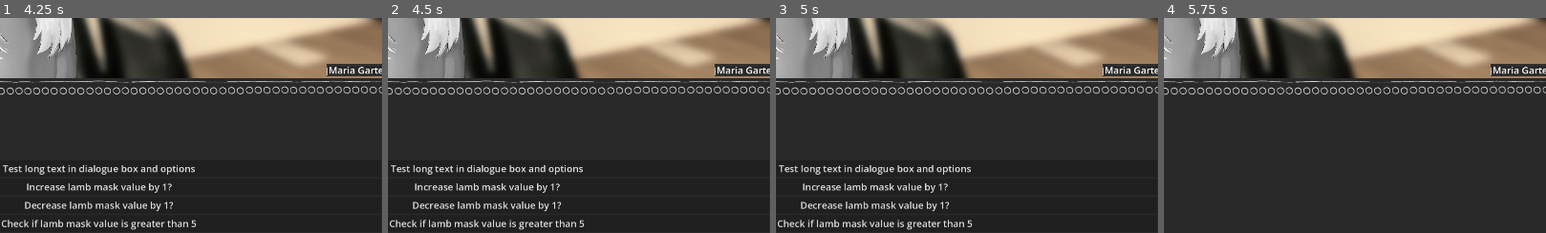
Above: before the commit, frames 1-4 (left to right).
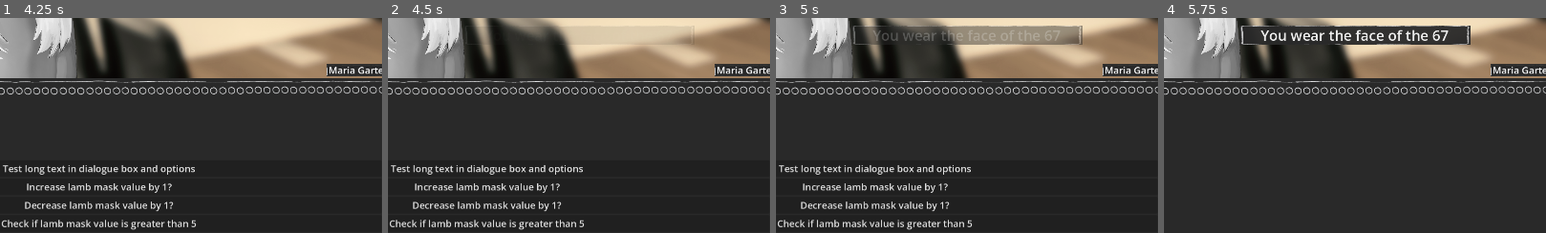
Above: after the commit, the same moments.

Repository: Kaselli/GGJ2026
Game: Godot game, scene res://scenes/game/bk_scene.tscn
Same seed, same stepped clock (60 frames per second), same inputs: the game is played once before the commit and once after it.
Inputs (mouse positions are % of the whole screen's width and height, from its top left):
- Up to frame 1 (4.25 s): click "Increase lamb mask value by 1?" at 0.5 s; click "Decrease lamb mask value by 1?" at 1.25 s; click "Check if lamb mask value is g…" at 2 s; tap Enter at 2.75 s; move the mouse to (72, 45) at 2.77 s; press the mouse at (72, 45) at 2.78 s; release the mouse at (72, 45) at 3.5 s; click "back to start" at 3.5 s
- Up to frame 2 (4.5 s): click "Test popup" at 4.25 s
- Up to frame 3 (5 s): no input
- Up to frame 4 (5.75 s): click "Increase lamb mask value by 1?" at 5 s
The pictures show only the part of the screen within x 25-75%, y 46-96%; the shares and areas given below are measured in that part.

Frame 1 is identical in both runs. In frame 2, 1.5% of the frame differs, in the area x 20-81%, y 3-13%; in frame 3, 3.9%; in frame 4, 4.5%.

Commit message:
fixed quit ui

Diff:
--- a/scenes/game_scene.tscn
+++ b/scenes/game_scene.tscn
@@ -61,14 +61,24 @@
 grow_vertical = 2
 script = ExtResource("1_mw25s")
 
-[node name="PopupBG" type="Sprite2D" parent="CanvasLayer/MaskPopup" unique_id=2830424]
-
-[node name="MaskText" type="Label" parent="CanvasLayer/MaskPopup" unique_id=547561097]
+[node name="Panel" type="Panel" parent="CanvasLayer/MaskPopup" unique_id=451148082]
+custom_minimum_size = Vector2(580, 50)
 layout_mode = 2
+theme_override_styles/panel = SubResource("StyleBoxTexture_ttvoq")
+
+[node name="MaskText" type="Label" parent="CanvasLayer/MaskPopup/Panel" unique_id=547561097]
+layout_mode = 1
+anchors_preset = 15
+anchor_right = 1.0
+anchor_bottom = 1.0
+grow_horizontal = 2
+grow_vertical = 2
 theme_override_font_sizes/font_size = 36
-text = "Face of the 67"
+text = "You wear the face of the Fox"
+horizontal_alignment = 1
 
 [node name="QuitUI" type="CenterContainer" parent="CanvasLayer" unique_id=734777501]
+visible = false
 z_index = 10
 anchors_preset = 15
 anchor_right = 1.0
--- a/scripts/utils/mask_popup.gd
+++ b/scripts/utils/mask_popup.gd
@@ -1,37 +1,35 @@
 extends Node
 
-@onready var mask_text = $MaskText
-@onready var popup_bg = $PopupBG
+@onready var panel = $Panel
+@onready var mask_text = $Panel/MaskText
 
 @export var mask_display_base_text: String = "You wear the face of the "
 @export var display_duration: float = 2.0
 @export var fade_duration: float = 1.5
-var tween: Tween
+var text_tween: Tween
+var panel_tween: Tween
 
 func _ready():
 	hide()
 
 func display(mask: String) -> void:
-	#var mask_loaded = load("res://sprites/" + mask + ".png")
-	#if mask_loaded == null:
-		#print("Error: Could not load mask sprite: " + mask)
-		#hide()
-	#else:
-	mask_text.text = mask_display_base_text +mask
+	mask_text.text = mask_display_base_text + mask
 	show_temp()
 
 func hide() -> void:
-	popup_bg.modulate.a = 0.0
 	mask_text.modulate.a = 0.0
+	panel.modulate.a = 0.0
 
 func hide_delayed() -> void:
-	tween = create_tween()
-	tween.tween_property(popup_bg, "modulate:a", 0.0, fade_duration)
-	tween.tween_property(mask_text, "modulate:a", 0.0, fade_duration)
-	tween.tween_callback(hide)
+	text_tween = create_tween()
+	panel_tween = create_tween()
+	text_tween.tween_property(mask_text, "modulate:a", 0.0, fade_duration)
+	panel_tween.tween_property(panel, "modulate:a", 0.0, fade_duration)
+	text_tween.tween_callback(hide)
 
 func show_temp() -> void:
-	tween = create_tween()
-	tween.tween_property(popup_bg, "modulate:a", 1.0, fade_duration)
-	tween.tween_property(mask_text, "modulate:a", 1.0, fade_duration)
-	tween.tween_callback(hide_delayed).set_delay(display_duration)
+	text_tween = create_tween()
+	panel_tween = create_tween()
+	text_tween.tween_property(mask_text, "modulate:a", 1.0, fade_duration)
+	panel_tween.tween_property(panel, "modulate:a", 1.0, fade_duration)
+	text_tween.tween_callback(hide_delayed).set_delay(display_duration)
Not shown, added: export_presets.cfg
